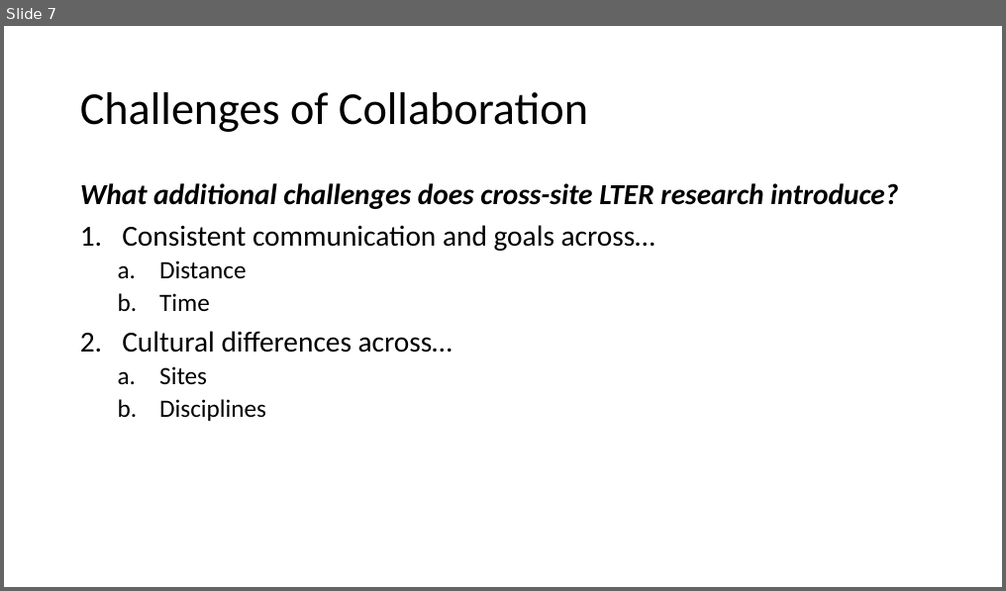
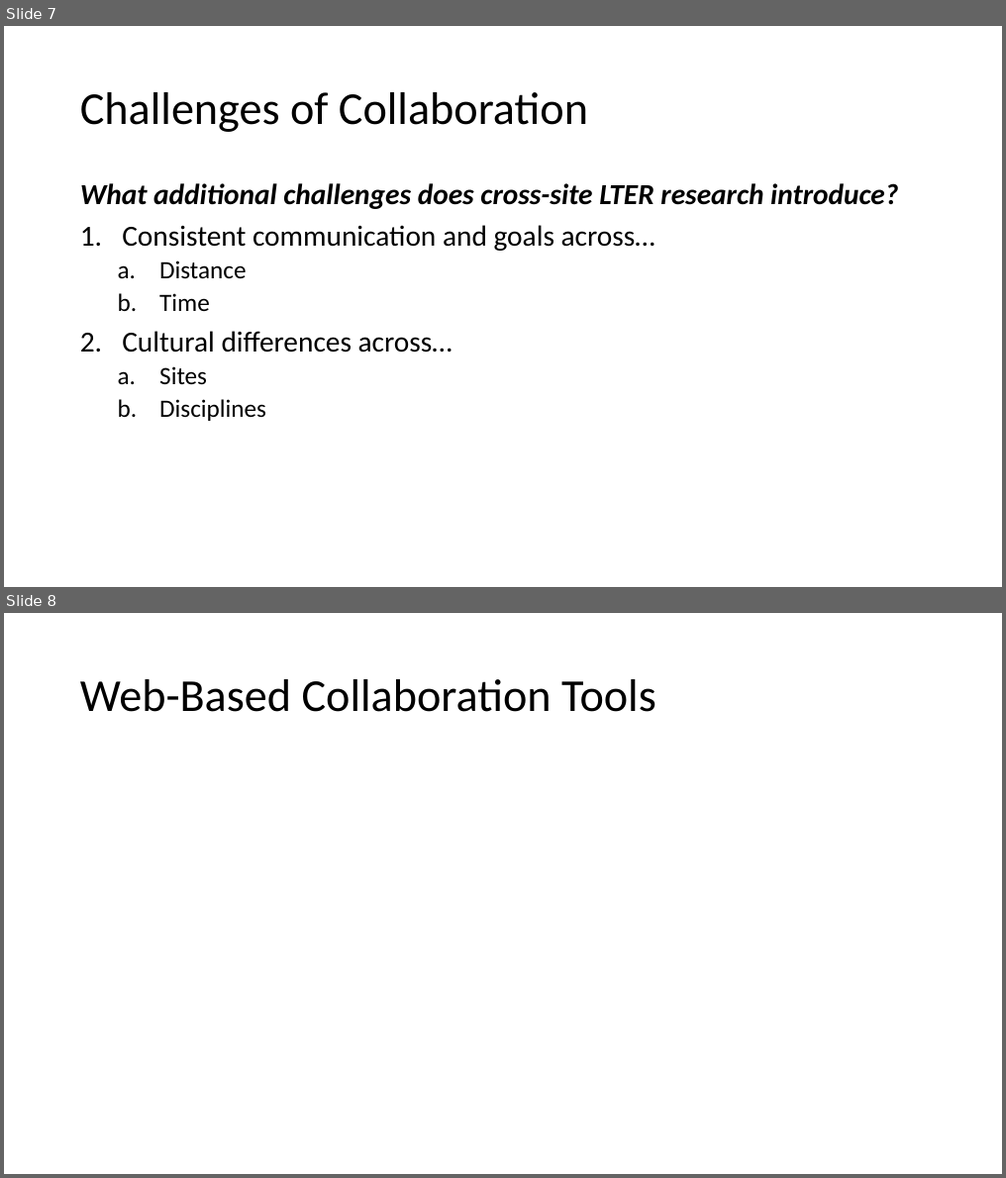
Before and after one commit to ReproducibleQM/n_commandments, a slide deck: pres_deck.pptx. Shown one above the other, each under a label of ours: slide 7 before the commit, slides 7 and 8 after it. The pictures are 1006x591 and 1006x1178 pixels, drawn with LibreOffice and Linux fonts; fonts in the diff are those of the drawing. Boxes give left, top, right and bottom in pixels: in the first picture for what was removed or moved away, otherwise in the second. Text is boxed around its words. In the diff, an @@ line names an element or a change of style, - is before the commit and + after.

```diff
--- a/pres_deck.pptx
+++ b/pres_deck.pptx
@@ slide 8 added at box(4, 613, 1002, 1174), background #FFFFFF @@
@@ title added at box(80, 679, 656, 712), 44 pt, text #000000 @@
+Web-Based Collaboration Tools
```
Also in this commit, not shown: 5 other slides added.
